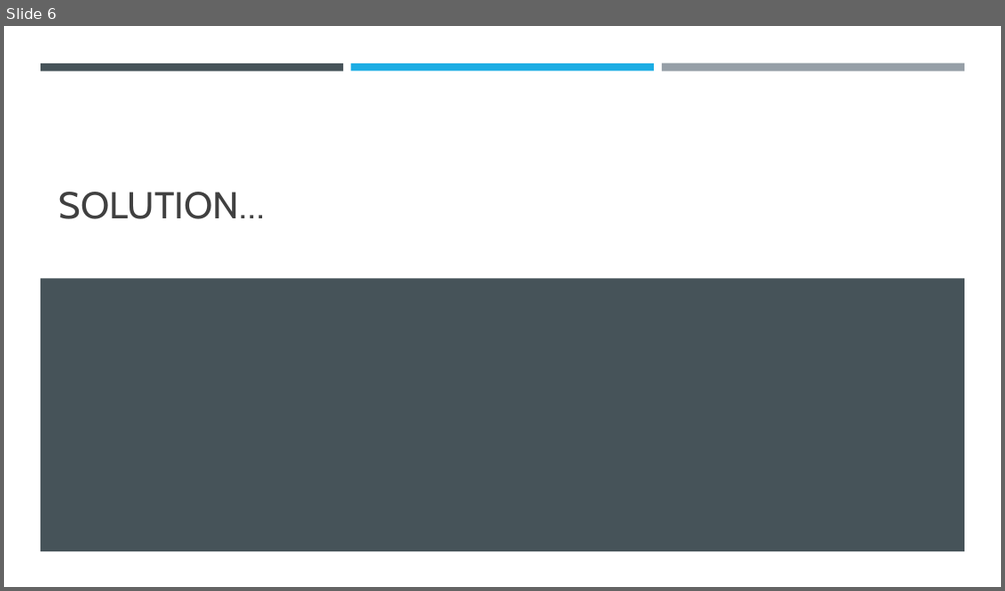
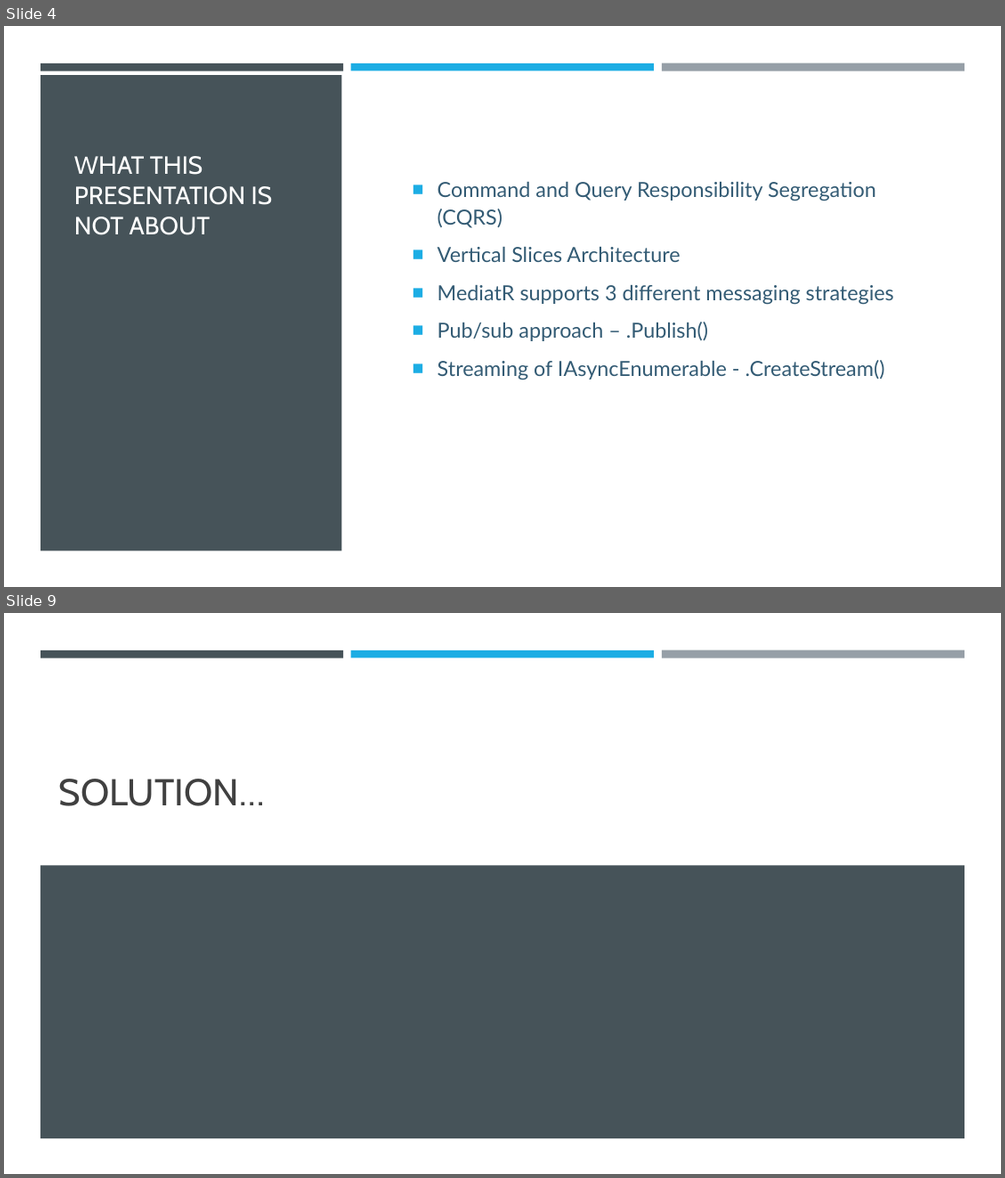
Before and after one commit to vesou/MediatRDemo, a slide deck: How to decouple your code.pptx. Shown one above the other, each under a label of ours: slide 6 before the commit, slides 4 and 9 after it; the slides between them are not shown. The pictures are 1005x591 and 1005x1178 pixels, drawn with LibreOffice and Linux fonts; fonts in the diff are those of the drawing. Boxes give left, top, right and bottom in pixels: in the first picture for what was removed or moved away, otherwise in the second. Text is boxed around its words. In the diff, an @@ line names an element or a change of style, - is before the commit and + after.

```diff
--- a/How to decouple your code.pptx
+++ b/How to decouple your code.pptx
@@ slide 4 added at box(4, 26, 1001, 587), background #FFFFFF; not listed: 3 template elements that a slide beside it also shows @@
@@ rectangle added at box(40, 75, 342, 551), fill #465359 @@
@@ title added at box(74, 156, 273, 235), 24 pt, text #FFFFFF @@
+WHAT THIS PRESENTATION IS NOT ABOUT
@@ text added at box(437, 182, 894, 380), 20 pt, text #335B74 @@
+■ Command and Query Responsibility Segregation (CQRS)
+■ Vertical Slices Architecture
+■ MediatR supports 3 different messaging strategies
+■ Pub/sub approach – .Publish()
+■ Streaming of IAsyncEnumerable - .CreateStream()
@@ what was slide 6 is now slide 9 @@
```
Also in this commit, not shown: 5 slides changed, 6 other slides added, 2 slides removed.
